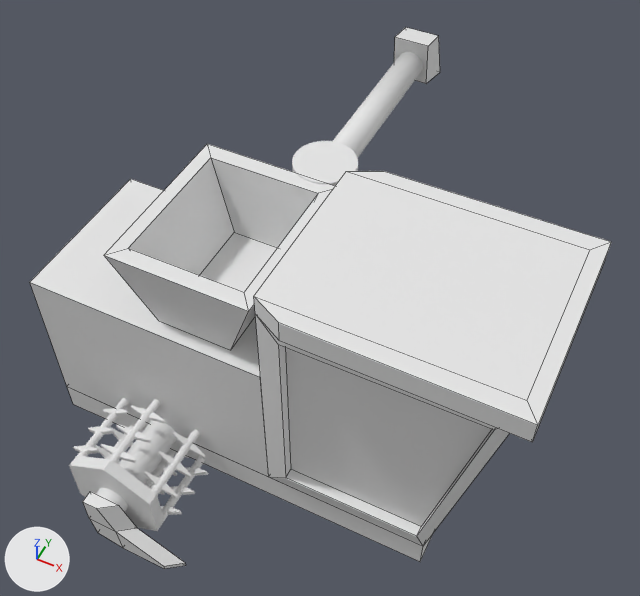
What one commit did to the Blender file Assets/Models/combine.blend.
Rendered twice from a 50 mm lens placed at (4.52, -5.67, 9.4), pointed at (1.25, 0.89, 1.21). Lighting does not change. The marker at lower left points along +X, +Y and +Z. Mesh edges are drawn as thin lines on the coarser meshes.

In view in the first picture: 'auger_arm', 'auger_base', 'auger_spout', 'bin', 'body', 'cab', 'cab_glass', 'chassis', 'header', 'header_base'.
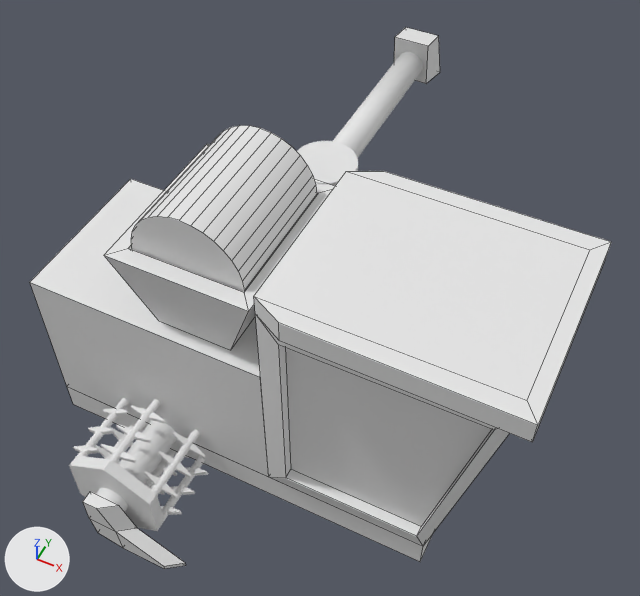
Where the change shows, as pixel boxes [x1, y1, x2, y2] in the pictures (640 x 596 px; the box of a moved part takes in the faces that stretch with it):
'grain', added
    after: [131, 125, 317, 292]
part 1 of me_cube_004, moved or reshaped
    before: [129, 158, 318, 292]
    after: [129, 193, 318, 292]

Edits to the bpy script that builds the scene:
```text
Change me_cube_004:
    where me_cube_004.from_pydata(...)  # 16 vertices, 14 faces; spans x -0.25..1.43, y -1.0..1.0, z 2.0..3.0
    used by ob_bin; location = (0.0, 0.0, 0.0)
    before: 12 (0.22, -0.67, 2.09), 13 (0.22, 0.67, 2.09) at pixel (234, 232), 14 (0.95, 0.67, 2.09), 15 (0.95, -0.67, 2.09)
    me_cube_004 part 1
    add for i in [*range(12, 16)]: me_cube_004.vertices[i].co += Vector((0.0, 0.0, 0.48))
Add me_cylinder_003:
    me_cylinder_003.from_pydata(...)  # a 32-sided cylinder along y spanning x -0.06..1.26, y -0.79..0.79, z 2.34..3.66
    me_cylinder_003.polygons.foreach_set('use_smooth', [True] * 34)
Add ob_grain:
    ob_grain = bpy.data.objects.new('grain', me_cylinder_003)
    ob_grain.location = (0.0, 0.0, 0.0)
```
